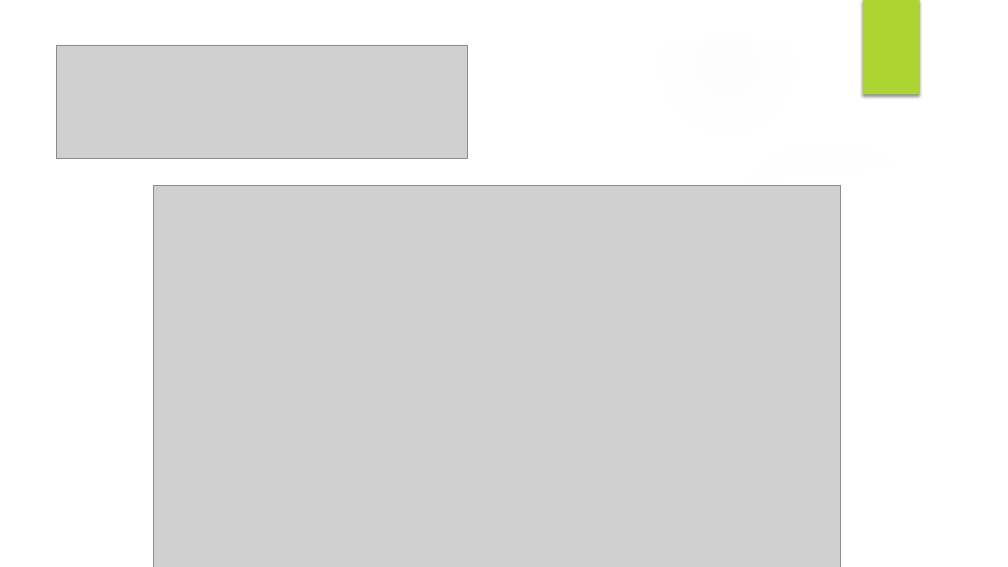
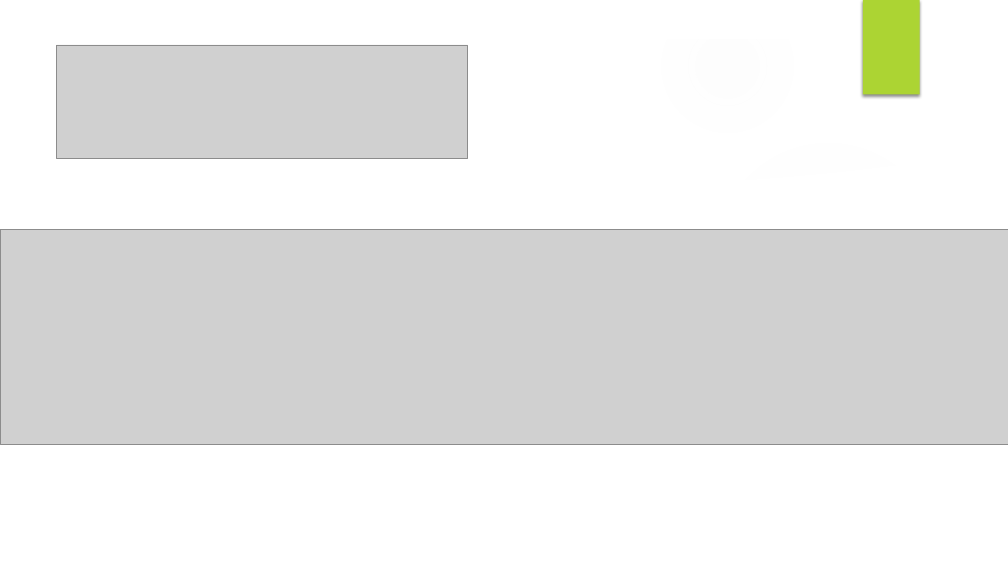
Before and after one commit to jairoiglesias/hacka-intervalor, a slide deck: slide 5 of Apresentação JustPay.pptx. Drawn at 1008x567 pixels with LibreOffice and Linux fonts; fonts in the diff are those of the drawing; grey boxes stand for pictures; background and template pictures are left out. Boxes give left, top, right and bottom in pixels: in the first picture for what was removed or moved away, otherwise in the second. Text is boxed around its words. In the diff, an @@ line names an element or a change of style, - is before the commit and + after.

Commit message:
Apresentacao PPT

```diff
--- a/Apresentação JustPay.pptx
+++ b/Apresentação JustPay.pptx
@@ picture removed at (x1=154, y1=185, x2=841, y2=567) @@
@@ picture added at (x1=0, y1=230, x2=1008, y2=445) @@
```
